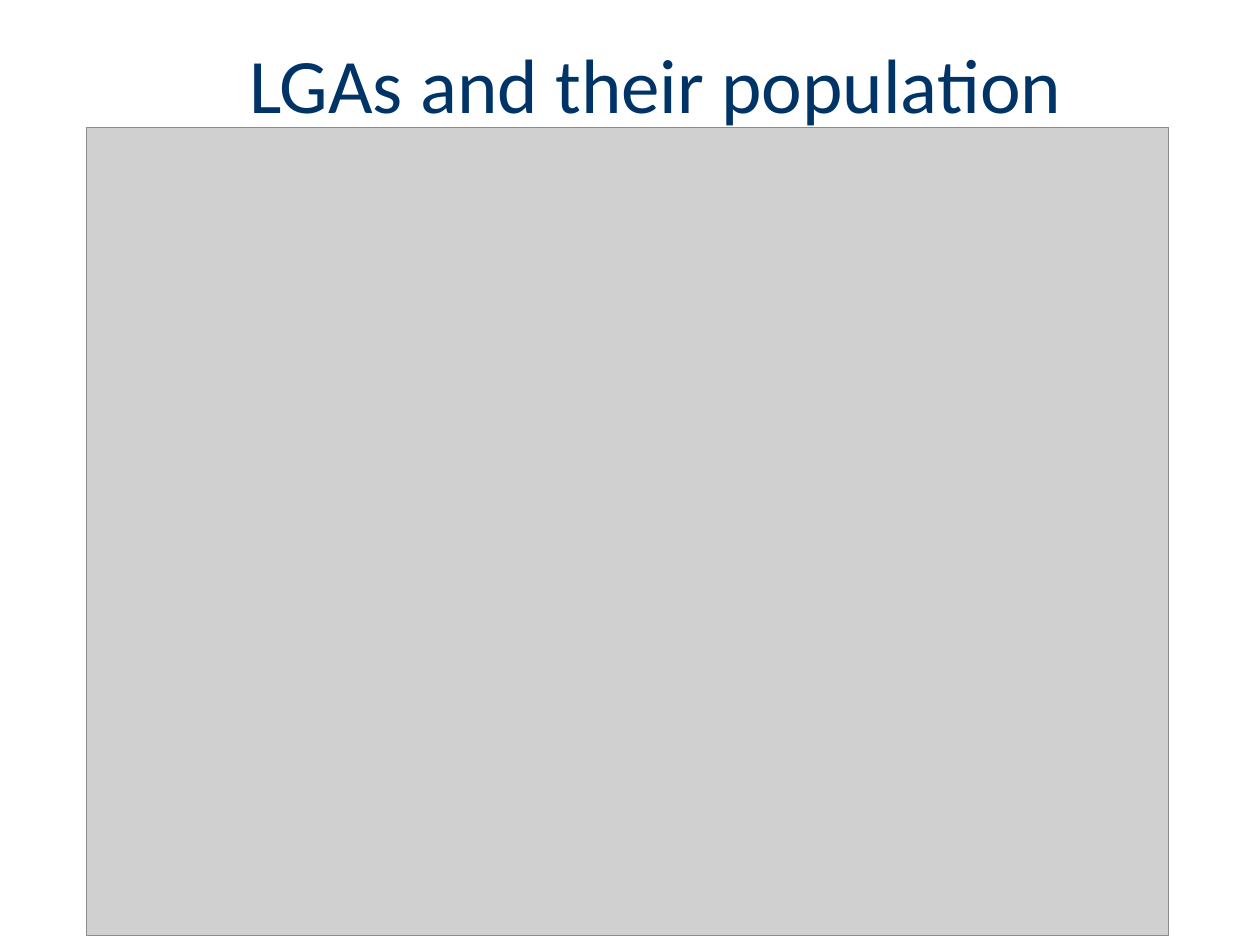
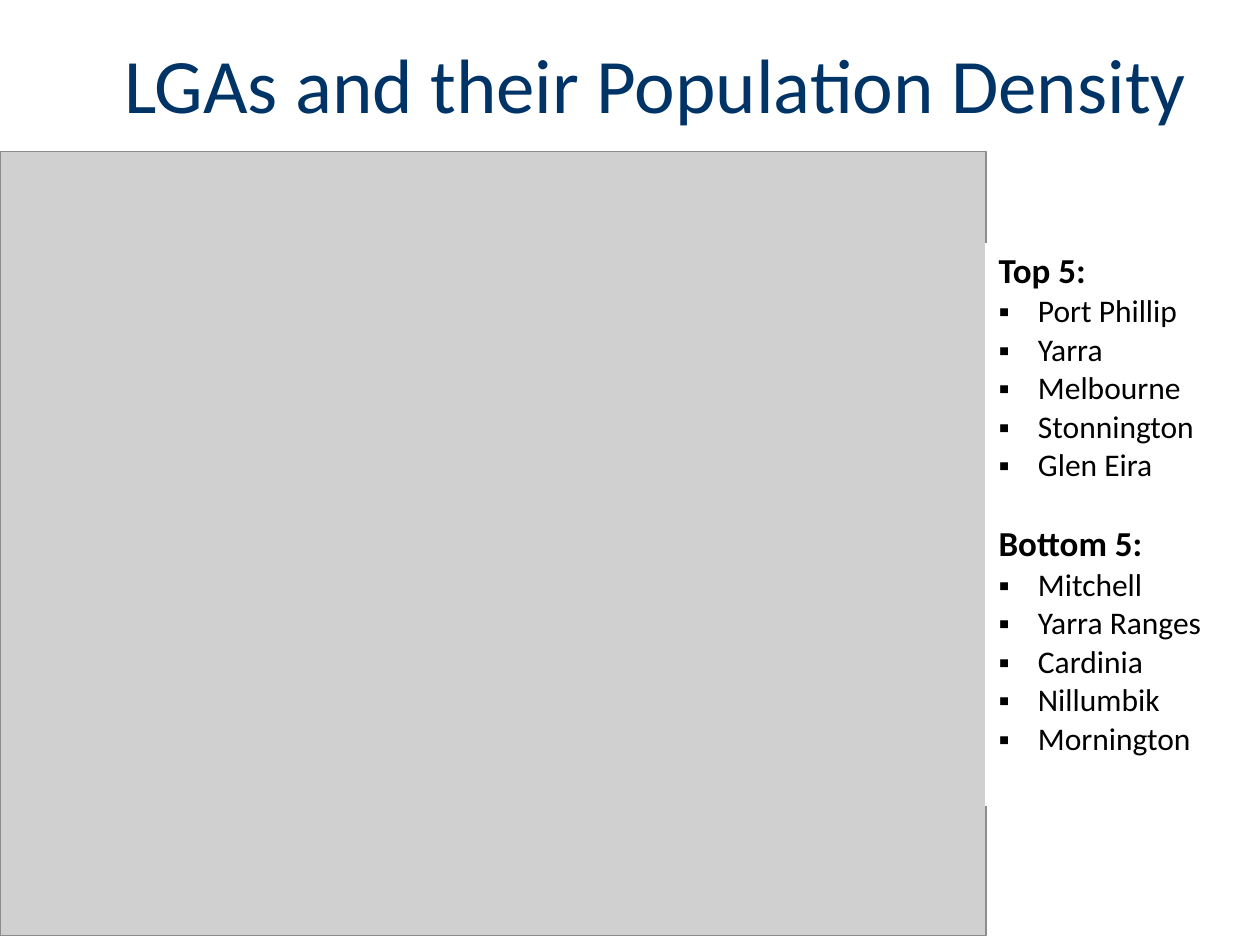
Before and after one commit to au-jr/Group-Project-1, a slide deck: slide 8 of Presentation/Open_Spaces_Presentation.pptx. Drawn at 1260x945 pixels with LibreOffice and Linux fonts; fonts in the diff are those of the drawing; grey boxes stand for pictures. Boxes give left, top, right and bottom in pixels: in the first picture for what was removed or moved away, otherwise in the second. Text is boxed around its words. In the diff, an @@ line names an element or a change of style, - is before the commit and + after.

Commit message:
Added correlations to the figures and cleaned up the powerpoint

```diff
--- a/Presentation/Open_Spaces_Presentation.pptx
+++ b/Presentation/Open_Spaces_Presentation.pptx
@@ title at [124,59,1185,126]: text changed @@
-LGAs and their population
+LGAs and their Population Density
@@ picture: place and size @@
-picture at [87,127,1168,935]
+picture at [0,151,987,935]
@@ table added at [987,243,1260,794], 1 rows, 1 columns @@
+Top 5: / Port Phillip / Yarra / Melbourne / Stonnington / Glen Eira / Bottom 5: / Mitchell / Yarra Ranges / Cardinia / Nillumbik / Mornington
```
Also in this commit, not shown: 4 other slides changed, 2 slides added, 2 slides removed, 6 other files.
